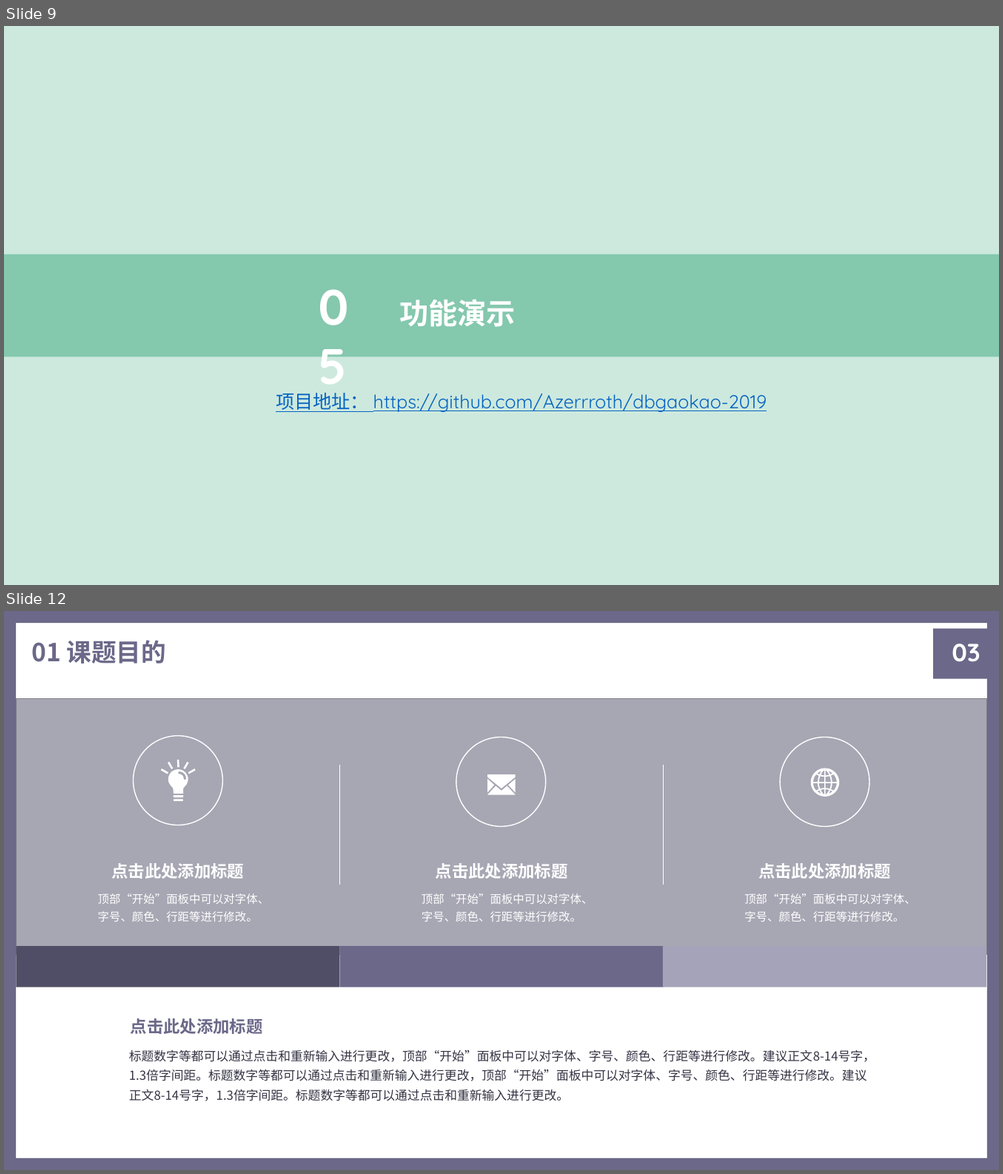
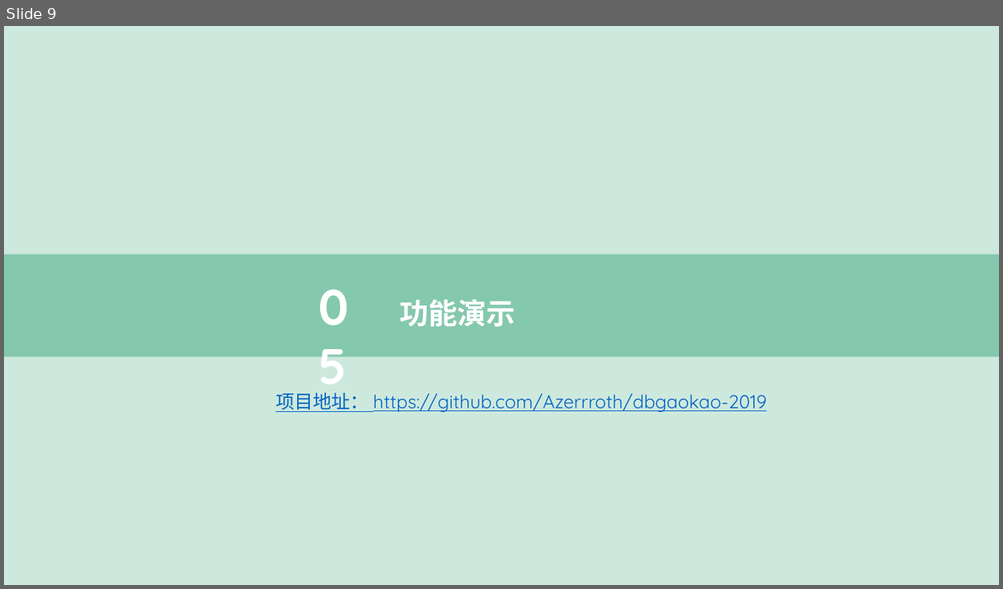
Before and after one commit to Azerrroth/dbgaokao-2019, a slide deck: 数据库展示.pptx. Shown one above the other, each under a label of ours: slides 9 and 12 before the commit, slide 9 after it; the slides between them are not shown. The pictures are 1003x1174 and 1003x589 pixels, drawn with LibreOffice and Linux fonts; fonts in the diff are those of the drawing; grey boxes stand for pictures; background and template pictures are left out. Boxes give left, top, right and bottom in pixels: in the first picture for what was removed or moved away, otherwise in the second. Text is boxed around its words. In the diff, an @@ line names an element or a change of style, - is before the commit and + after.

```diff
--- a/数据库展示.pptx
+++ b/数据库展示.pptx
@@ slide 12 removed at bbox=[4, 611, 999, 1170], background #FFFFFF @@
@@ frame removed at bbox=[4, 611, 999, 1170] @@
@@ text removed at bbox=[933, 629, 999, 679] @@
-03
@@ text removed at bbox=[31, 640, 166, 664] @@
-01 课题目的
@@ rectangle removed at bbox=[4, 698, 999, 955] @@
@@ picture removed at bbox=[17, 698, 987, 955] @@
@@ group removed at bbox=[133, 735, 222, 825]: 8 freeform shapes, 2 rectangles, 1 ellipse @@
@@ ellipse removed at bbox=[456, 737, 546, 826] @@
@@ ellipse removed at bbox=[780, 737, 870, 826] @@
@@ line removed from (340, 766) to (340, 885) @@
@@ line removed from (663, 766) to (663, 885) @@
@@ freeform shape removed at bbox=[487, 775, 515, 795] @@
@@ freeform shape removed at bbox=[811, 769, 839, 797] @@
@@ text removed at bbox=[112, 863, 244, 879] @@
-点击此处添加标题
@@ text removed at bbox=[435, 863, 568, 879] @@
-点击此处添加标题
@@ text removed at bbox=[758, 863, 891, 879] @@
-点击此处添加标题
@@ text removed at bbox=[98, 894, 269, 922] @@
-顶部“开始”面板中可以对字体、字号、颜色、行距等进行修改。
@@ text removed at bbox=[421, 894, 592, 922] @@
-顶部“开始”面板中可以对字体、字号、颜色、行距等进行修改。
@@ text removed at bbox=[744, 894, 915, 922] @@
-顶部“开始”面板中可以对字体、字号、颜色、行距等进行修改。
@@ rectangle removed at bbox=[16, 947, 340, 988] @@
@@ rectangle removed at bbox=[340, 947, 663, 988] @@
@@ rectangle removed at bbox=[663, 947, 987, 988] @@
@@ text removed at bbox=[131, 1019, 263, 1034] @@
-点击此处添加标题
@@ text removed at bbox=[129, 1051, 875, 1102] @@
-标题数字等都可以通过点击和重新输入进行更改，顶部“开始”面板中可以对字体、字号、颜色、行距等进行修改。建议正文8-14号字，1.3倍字间距。标题数字等都可以通过点击和重新输入进行更改，顶部“开始”面板中可以对字体、字号、颜色、行距等进行修改。建议正文8-14号字，1.3倍字间距。标题数字等都可以通过点击和重新输入进行更改。
```
Also in this commit, not shown: 2 slides changed, 10 other slides removed.
